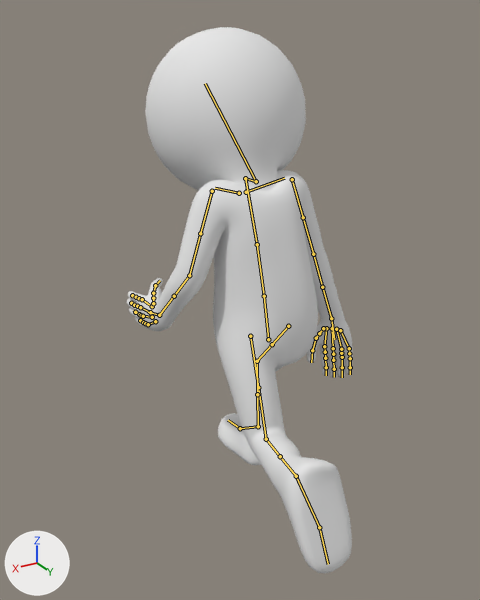
A saved change to the Blender file Alpha_Randalf.blend.
The view is the same before and after, from a 50 mm camera at (1.46, 2.29, 2.19) aimed at (0.11, 0.03, 1.06). The axes (+X, +Y, +Z) are drawn at lower left. The lights are the same throughout. Both versions are drawn at frame 0 of the action 'Running'; the numbers are the values there. The bones that bend it are drawn over the model as lines.
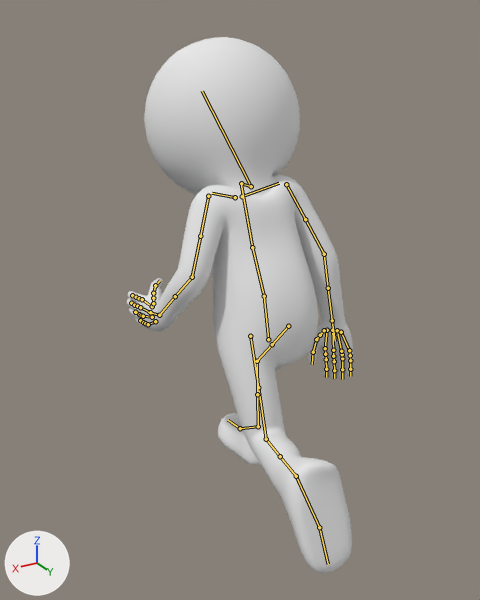
Changed parts and their boxes [x1, y1, x2, y2] in the pictures (480 x 600 px):
'Mesh.006', posed
    before: [127, 27, 353, 573]
    after: [127, 37, 353, 573]

What the commit changed:
Bone 'spine' (bone_spine) turns from (0, 0, 0) to (23, -1, 7) degrees about its own x, y and z.
